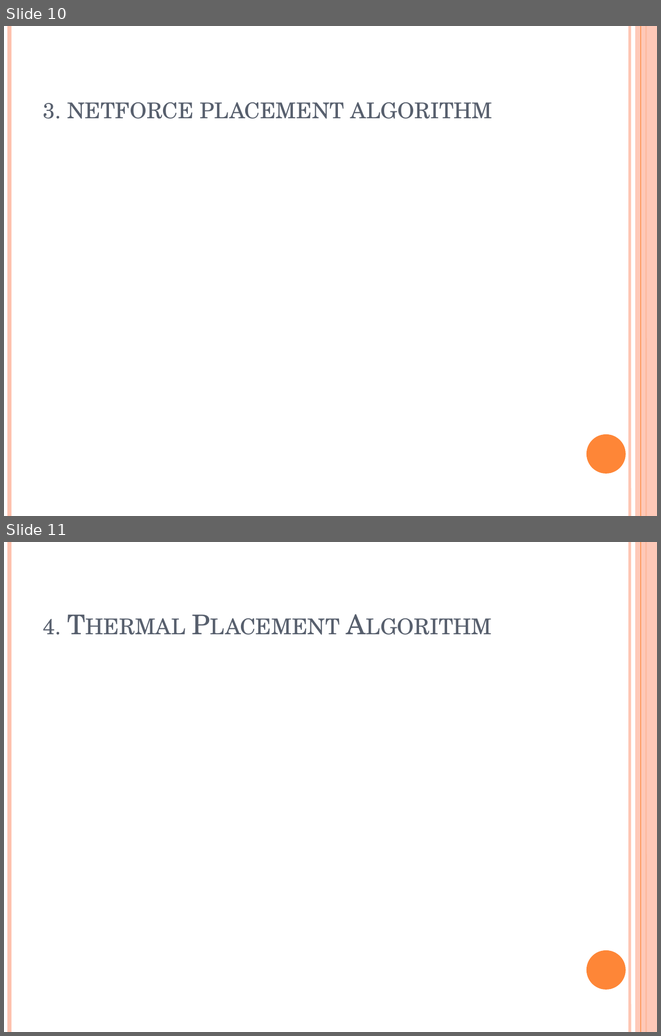
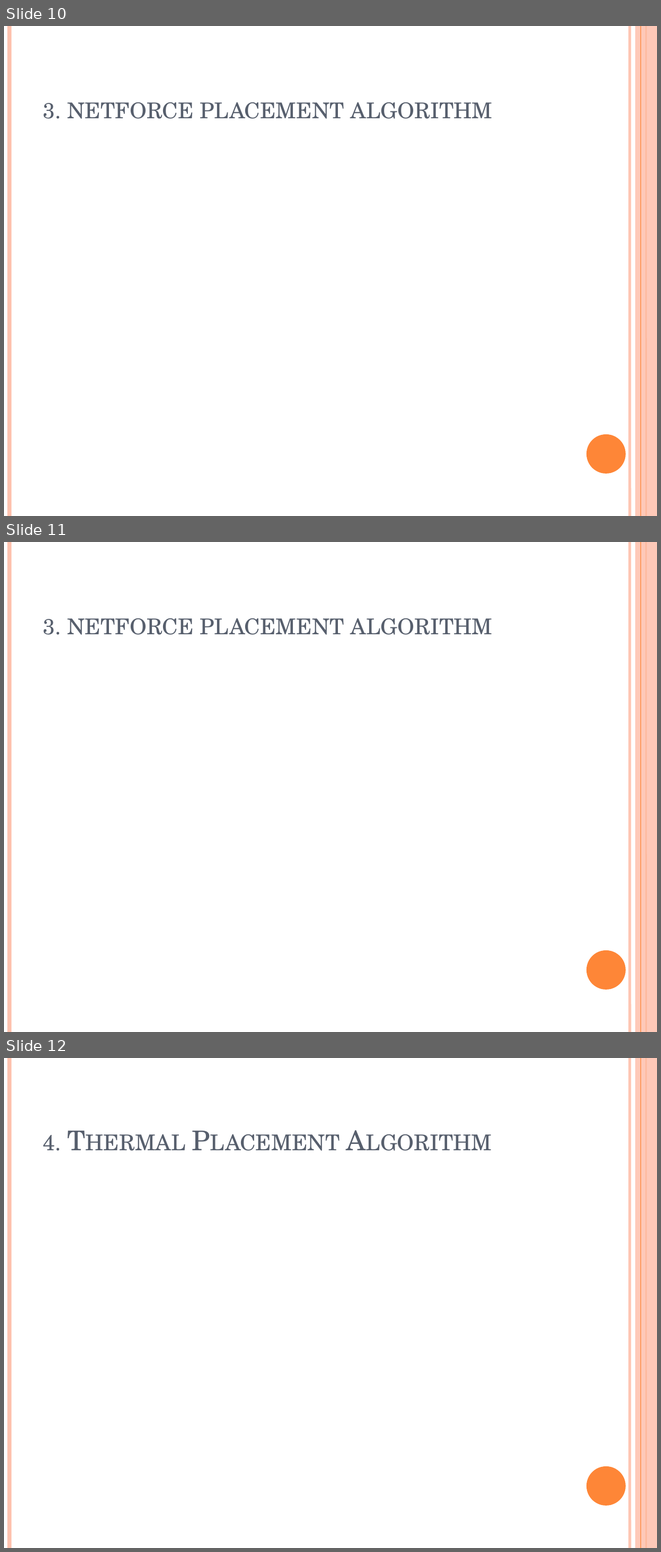
Before and after one commit to marcusgao94/TPL, a slide deck: TPL.pptx. Shown one above the other, each under a label of ours: slides 10 and 11 before the commit, slides 10, 11 and 12 after it. The pictures are 661x1036 and 661x1552 pixels, drawn with LibreOffice and Linux fonts; fonts in the diff are those of the drawing; grey boxes stand for pictures. Boxes give left, top, right and bottom in pixels: in the first picture for what was removed or moved away, otherwise in the second. Text is boxed around its words. In the diff, an @@ line names an element or a change of style, - is before the commit and + after.

Commit message:
add ppt

```diff
--- a/TPL.pptx
+++ b/TPL.pptx
@@ slide 11 added at bbox=[4, 542, 657, 1032], background #FFFFFF; not listed: 6 template elements that a slide beside it also shows @@
@@ title added at bbox=[43, 618, 492, 635], 30 pt, text #575F6D, small capitals @@
+3. netforce placement algorithm
@@ what was slide 11 is now slide 12 @@
```
